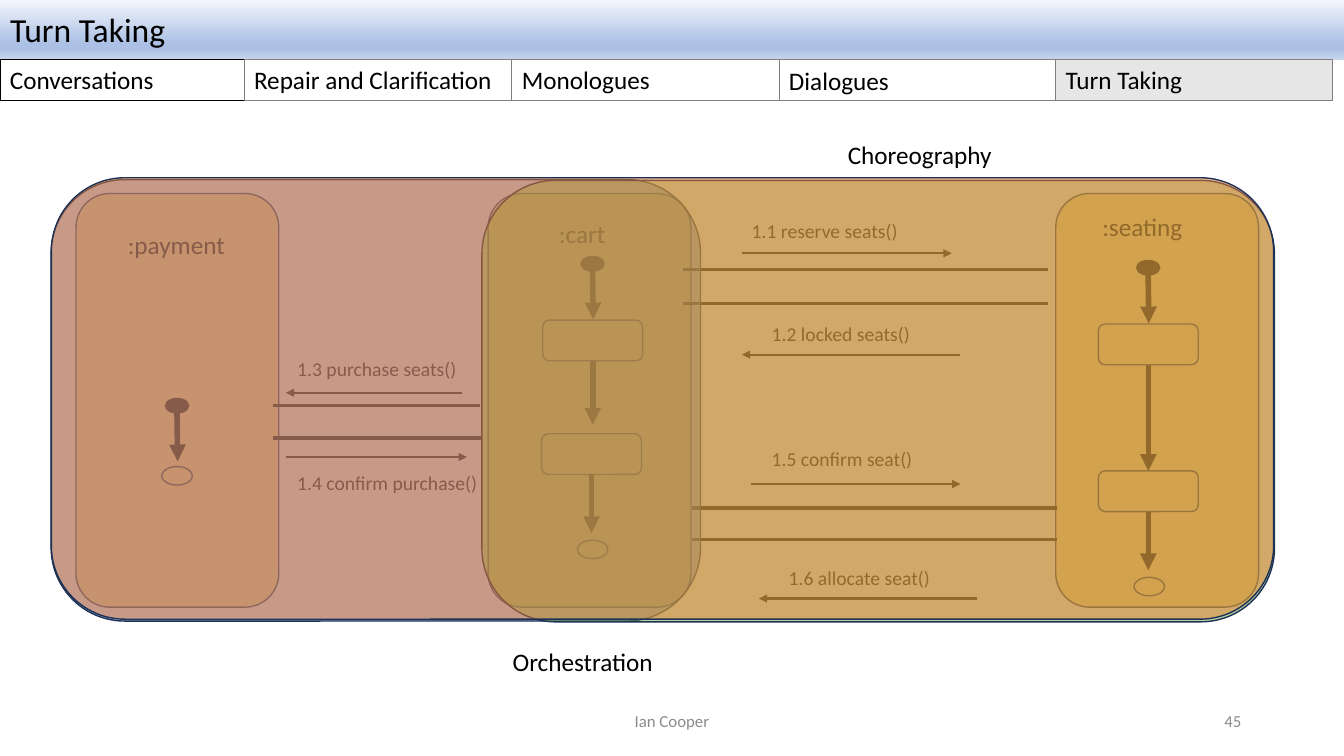
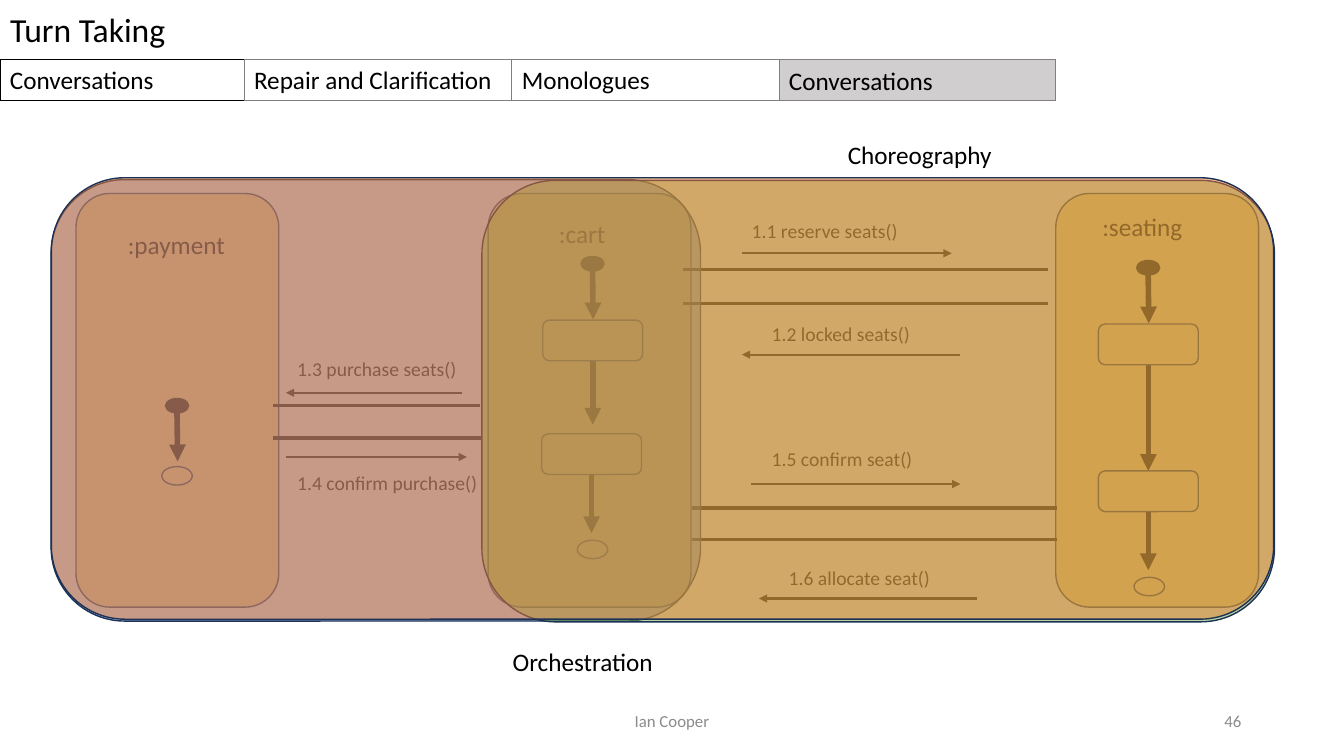
Before and after one commit to iancooper/Presentations, a slide deck: slide 46 of Conversation Patterns.pptx (slide 45 before the commit). Drawn at 1344x756 pixels with LibreOffice and Linux fonts; fonts in the diff are those of the drawing. Boxes give left, top, right and bottom in pixels: in the first picture for what was removed or moved away, otherwise in the second. Text is boxed around its words. In the diff, an @@ line names an element or a change of style, - is before the commit and + after.

```diff
--- a/Conversation Patterns.pptx
+++ b/Conversation Patterns.pptx
@@ text "Turn Taking": place and size @@
-text "Turn Taking" at box(0, 0, 1344, 60)
+text "Turn Taking" at box(10, 18, 165, 48)
@@ text "Turn Taking" at box(10, 18, 165, 48): fill gradient #F6F8FC to #ABC0E4 to #C7D5ED to none @@
@@ rectangle removed at box(1056, 59, 1333, 100) @@
-Turn Taking
@@ rectangle "Conversations" at box(779, 60, 1057, 101): fill #FFFFFF to #D0CECE @@
@@ text in rectangle at box(789, 72, 933, 90): text changed @@
-Dialogues
+Conversations
@@ page number at box(1224, 716, 1241, 727): text changed @@
-45
+46
```
Also in this commit, not shown: 50 other slides changed, 1 slide added, 1 other file.
